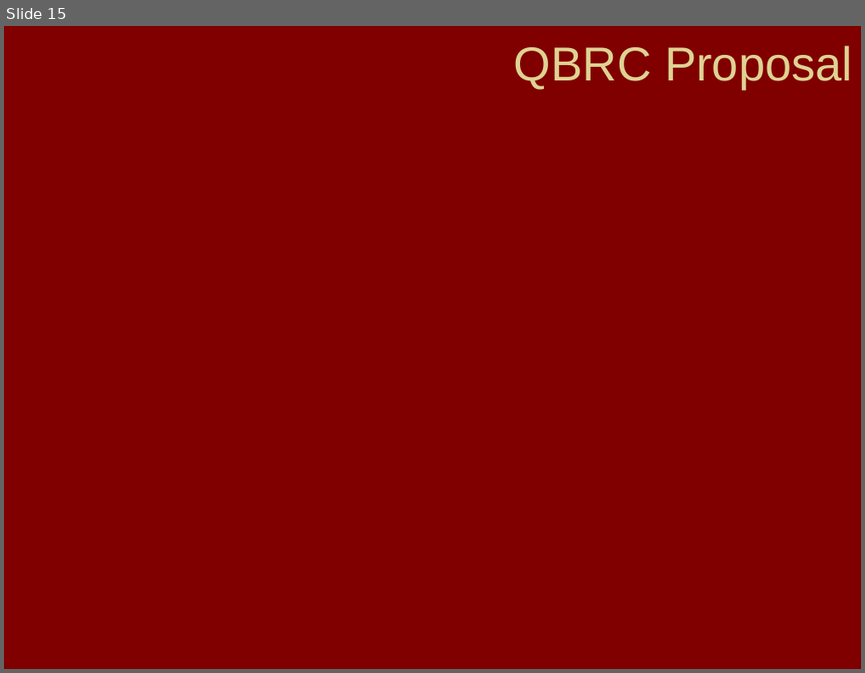
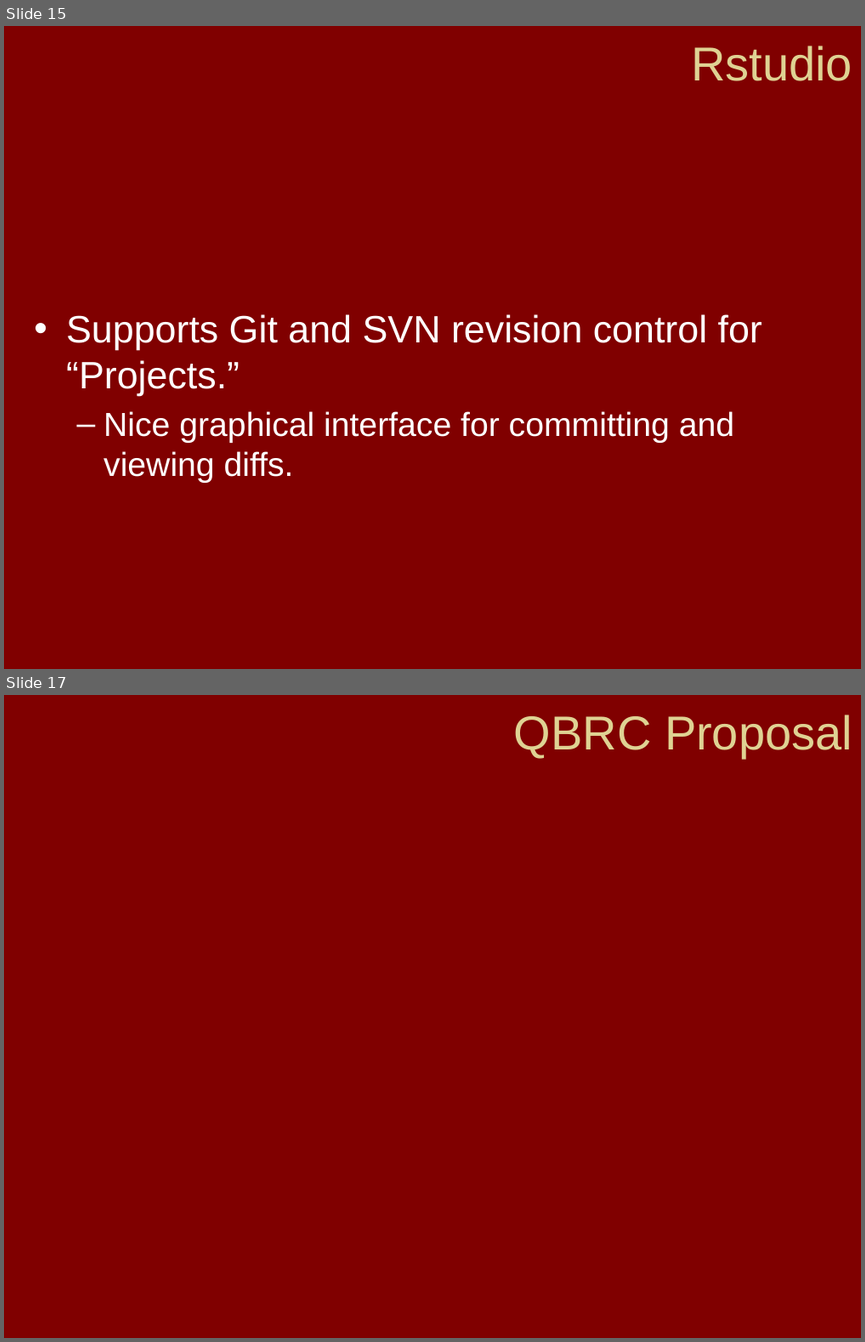
Before and after one commit to QBRC/GithubDemo, a slide deck: Git & Github.pptx. Shown one above the other, each under a label of ours: slide 15 before the commit, slides 15 and 17 after it; the slides between them are not shown. The pictures are 865x673 and 865x1342 pixels, drawn with LibreOffice and Linux fonts; fonts in the diff are those of the drawing; background and template pictures are left out. Boxes give left, top, right and bottom in pixels: in the first picture for what was removed or moved away, otherwise in the second. Text is boxed around its words. In the diff, an @@ line names an element or a change of style, - is before the commit and + after.

```diff
--- a/Git & Github.pptx
+++ b/Git & Github.pptx
@@ slide 15 added at box(4, 26, 861, 669), background picture (left out) @@
@@ title added at box(691, 46, 852, 81), 40 pt, text #DFD293 @@
+Rstudio
@@ text added at box(66, 314, 762, 482), 28 pt, text #FFFFFF @@
+• Supports Git and SVN revision control for “Projects.”
+  – Nice graphical interface for committing and viewing diffs.
@@ what was slide 15 is now slide 17 @@
```
Also in this commit, not shown: 4 other slides added, 1 slide removed.
